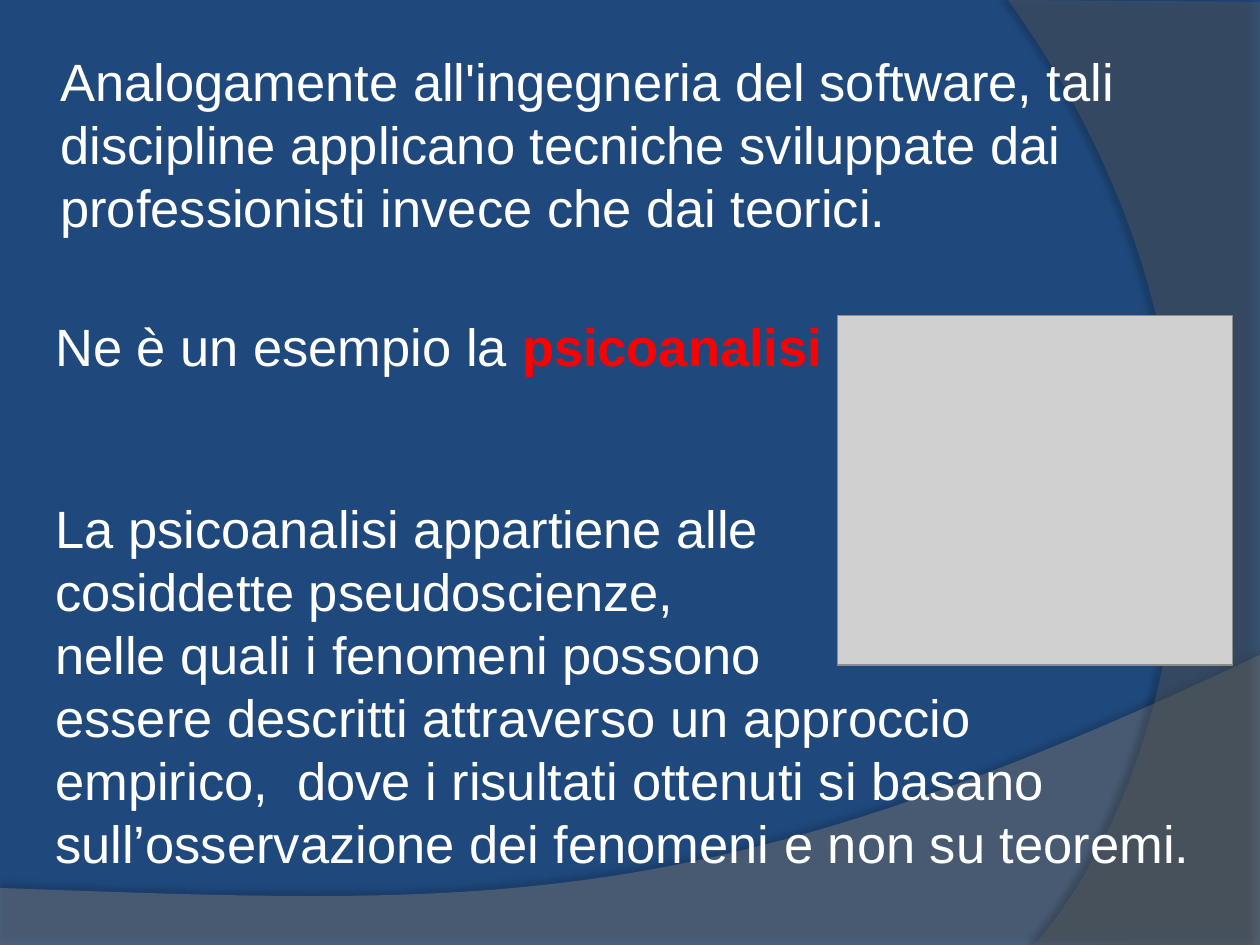
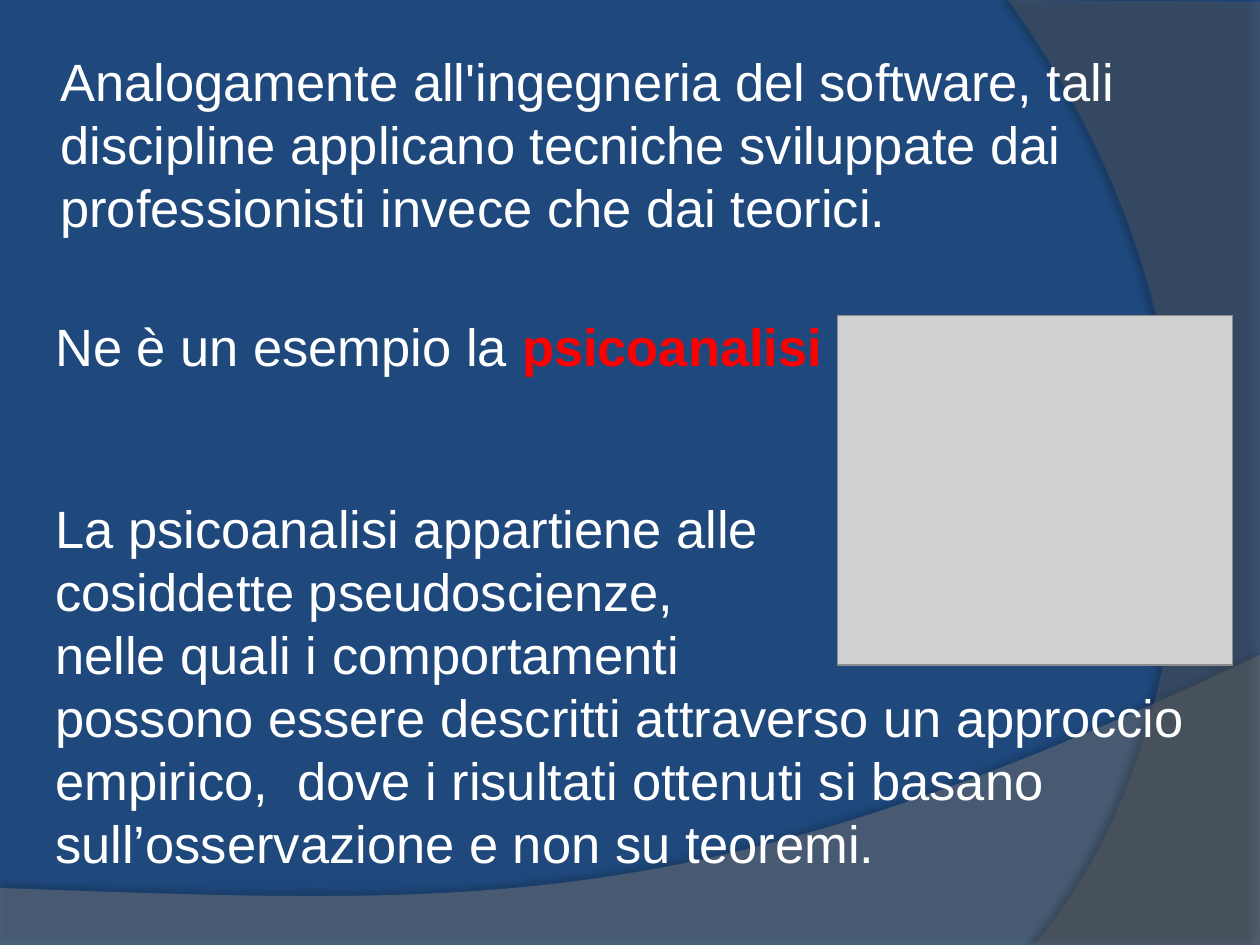
Before and after one commit to yan0z/ISW, a slide deck: slide 17 of Quesito 2 Team/1.ISW-Metrica.pptx. Drawn at 1260x945 pixels with LibreOffice and Linux fonts; fonts in the diff are those of the drawing; grey boxes stand for pictures. Boxes give left, top, right and bottom in pixels: in the first picture for what was removed or moved away, otherwise in the second. Text is boxed around its words. In the diff, an @@ line names an element or a change of style, - is before the commit and + after.

```diff
--- a/Quesito 2 Team/1.ISW-Metrica.pptx
+++ b/Quesito 2 Team/1.ISW-Metrica.pptx
@@ text at box(55, 636, 1184, 864): text changed @@
-nelle quali i fenomeni possono
-essere descritti attraverso un approccio empirico, dove i risultati ottenuti si basano sull’osservazione dei fenomeni e non su teoremi.
+nelle quali i comportamenti
+possono essere descritti attraverso un approccio empirico, dove i risultati ottenuti si basano sull’osservazione e non su teoremi.
```
Also in this commit, not shown: 1 other file.
